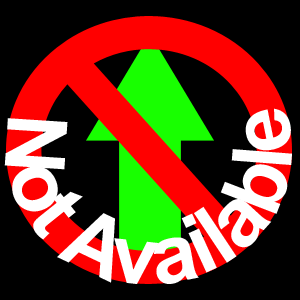
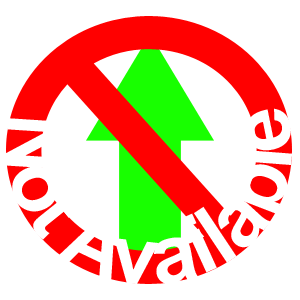
Layer changes from the first (300, 300) image to the second:
removed layer "Shape 2" over [0, 0, 300, 300]
removed layer "Background" over [0, 0, 300, 300]
